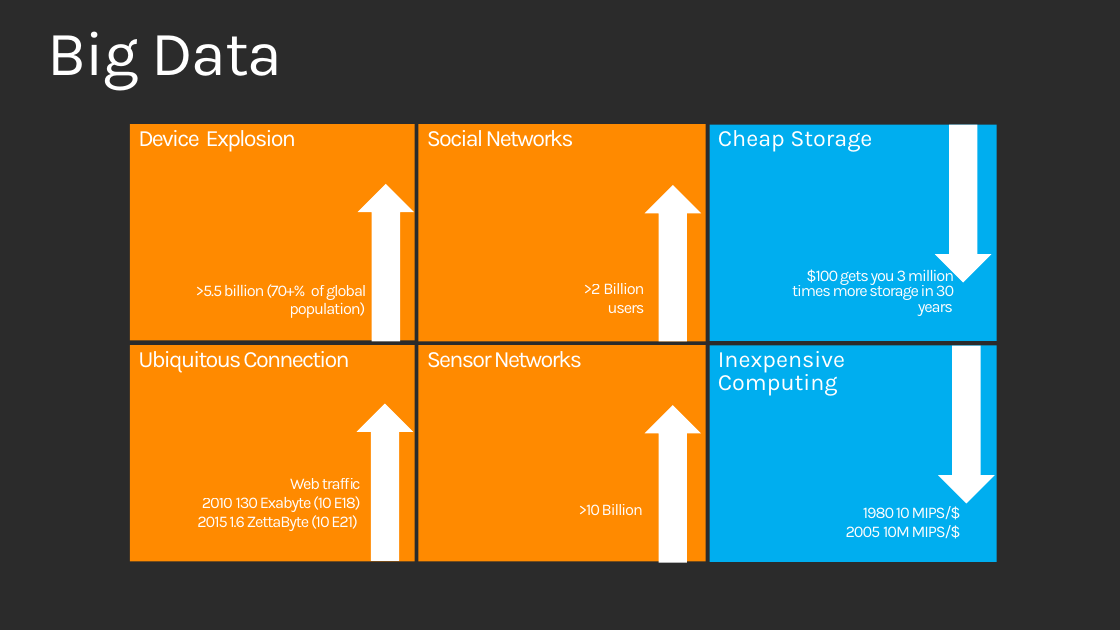
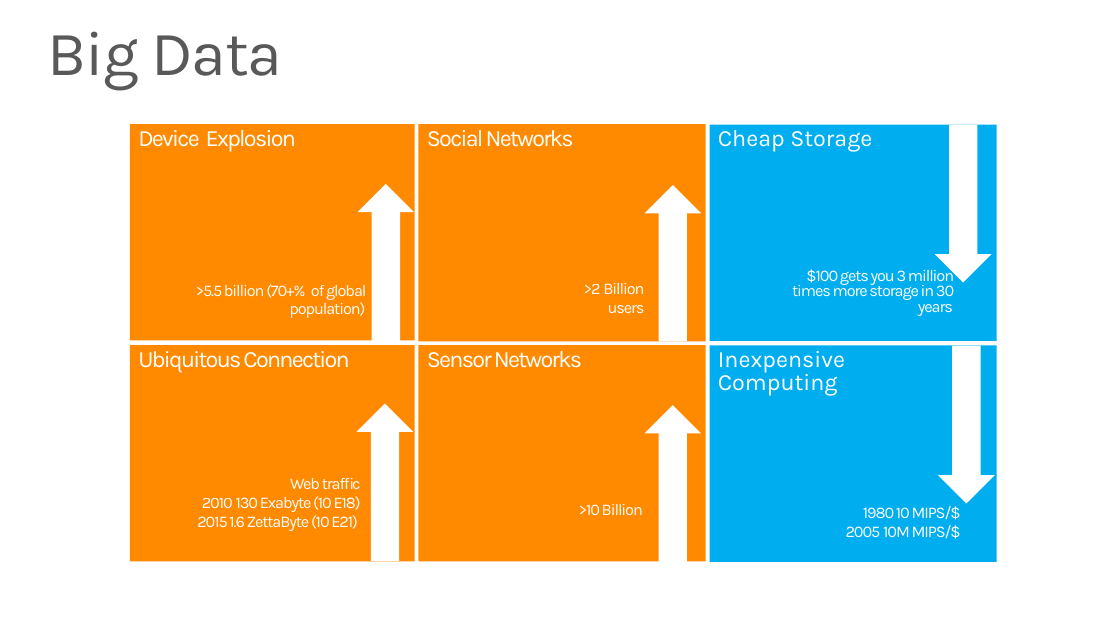
Before and after one commit to MSRConnections/Azure-training-course, a slide deck: slide 2 of Content/Big Data/Azure HDInsight.pptx. Drawn at 1120x630 pixels with LibreOffice and Linux fonts; fonts in the diff are those of the drawing; background and template pictures are left out; a plain dark background stands for a picture behind light text. Boxes give left, top, right and bottom in pixels: in the first picture for what was removed or moved away, otherwise in the second. Text is boxed around its words. In the diff, an @@ line names an element or a change of style, - is before the commit and + after.

```diff
--- a/Content/Big Data/Azure HDInsight.pptx
+++ b/Content/Big Data/Azure HDInsight.pptx
@@ background picture (left out) to #FFFFFF @@
@@ title "Big Data" at (48,31,283,90): text colour #FFFFFF to #595959 @@
```
Also in this commit, not shown: 4 other files.
